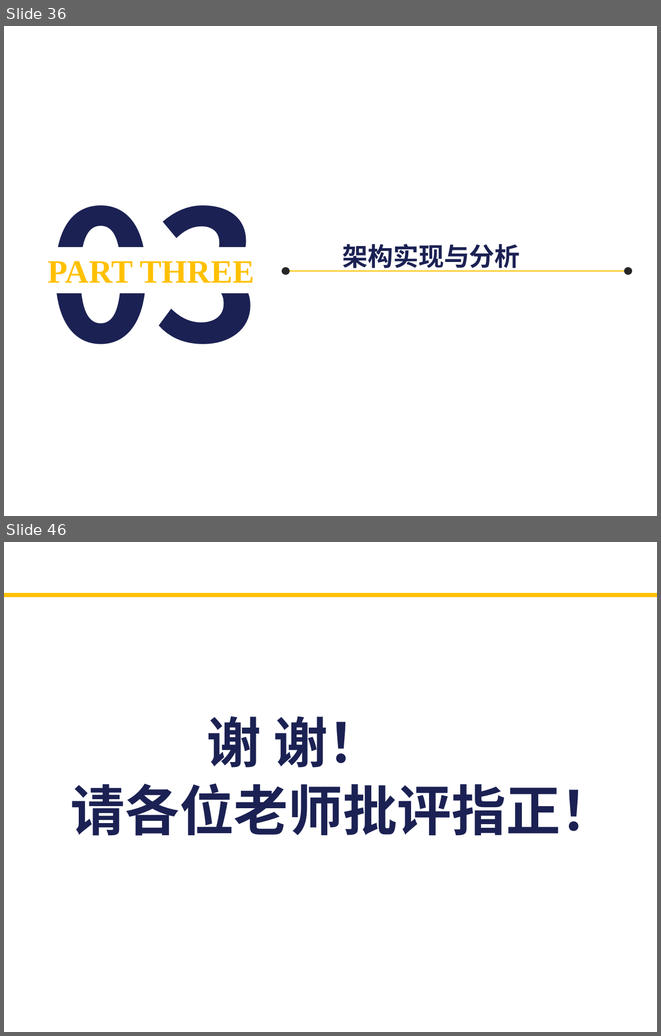
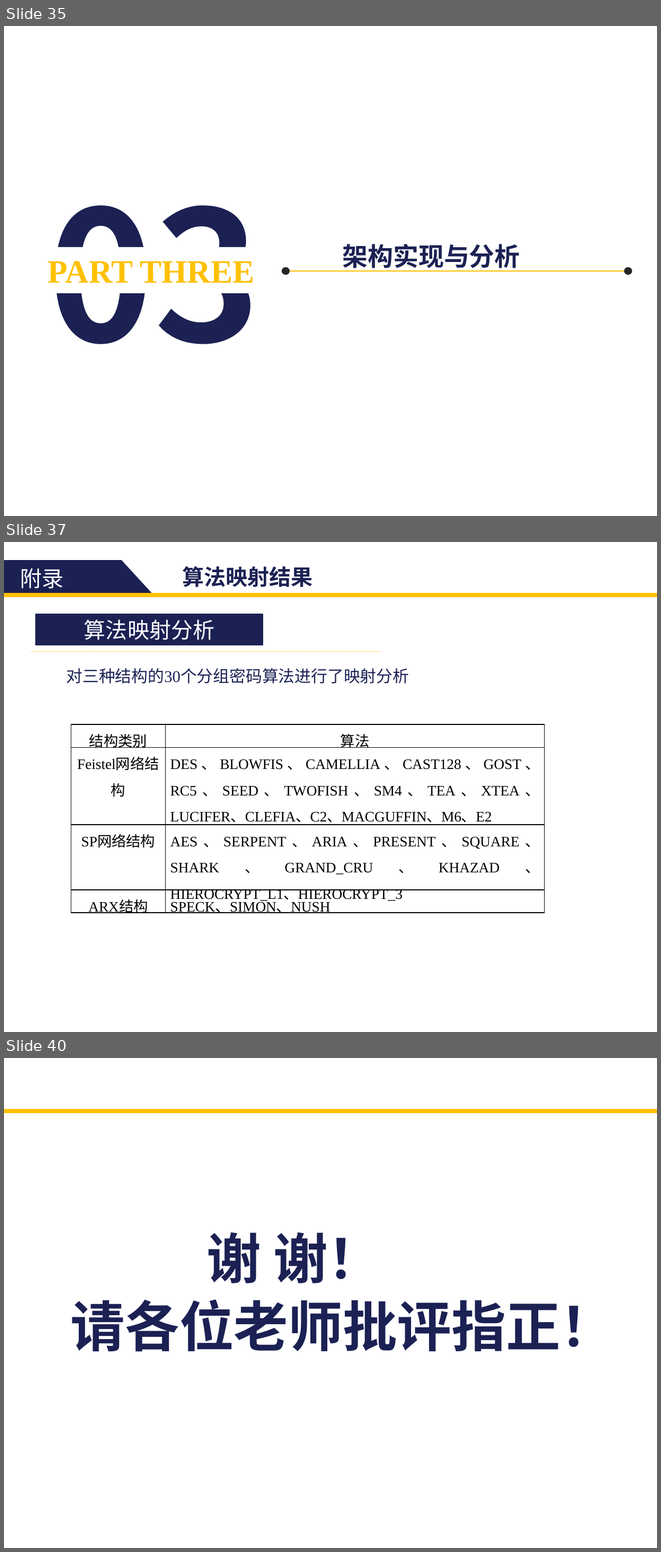
Before and after one commit to zdyzhan/bishe, a slide deck: 131199 李小泉.pptx. Shown one above the other, each under a label of ours: slides 36 and 46 before the commit, slides 35, 37 and 40 after it; the slides between them are not shown. The pictures are 661x1036 and 661x1552 pixels, drawn with LibreOffice and Linux fonts; fonts in the diff are those of the drawing. Boxes give left, top, right and bottom in pixels: in the first picture for what was removed or moved away, otherwise in the second. Text is boxed around its words. In the diff, an @@ line names an element or a change of style, - is before the commit and + after.

```diff
--- a/131199 李小泉.pptx
+++ b/131199 李小泉.pptx
@@ slide 37 added at [4,542,657,1032], background #FFFFFF @@
@@ freeform shape added at [4,560,151,593], fill #1B2153, outline #1B2153 1 pt @@
@@ text added at [20,568,64,589], 24 pt, text #FFFFFF @@
+附录
@@ text added at [182,566,312,587], 24 pt, text #1B2153, bold @@
+算法映射结果
@@ rectangle added at [4,593,657,597], fill #FFC000, outline #FFC000 1 pt @@
@@ rectangle added at [36,615,263,645], fill #1B2153, outline #1B2153 1 pt, 24 pt, text #FFFFFF @@
+算法映射分析
@@ line added from (31, 651) to (381, 651), #FFC000 0.5 pt dashed @@
@@ text added at [66,668,409,684], 18 pt, text #1B2153 @@
+对三种结构的30个分组密码算法进行了映射分析
@@ table added at [71,724,545,915], 4 rows, 2 columns @@
+结构类别 | 算法
+Feistel网络结构 | DES、BLOWFIS、CAMELLIA、CAST128、GOST、RC5、SEED、TWOFISH、SM4、TEA、XTEA、LUCIFER、CLEFIA、C2、MACGUFFIN、M6、E2
+SP网络结构 | AES、SERPENT、ARIA、PRESENT、SQUARE、SHARK、GRAND_CRU、KHAZAD、HIEROCRYPT_L1、HIEROCRYPT_3
+ARX结构 | SPECK、SIMON、NUSH
@@ what was slide 36 is now slide 35 @@
@@ what was slide 46 is now slide 40 @@
```
Also in this commit, not shown: 34 slides changed, 1 other slide added, 8 slides removed.
